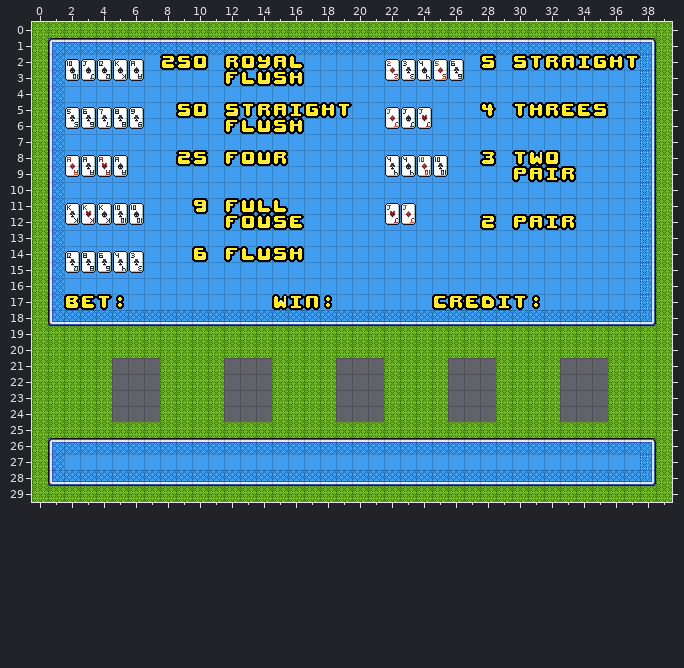
Two states of a Tiled map, assets/cards.tmx. Above, as it was before the edit.
Cells are 16x16 px. Shown: x 0..39, y 0..29.
The result:
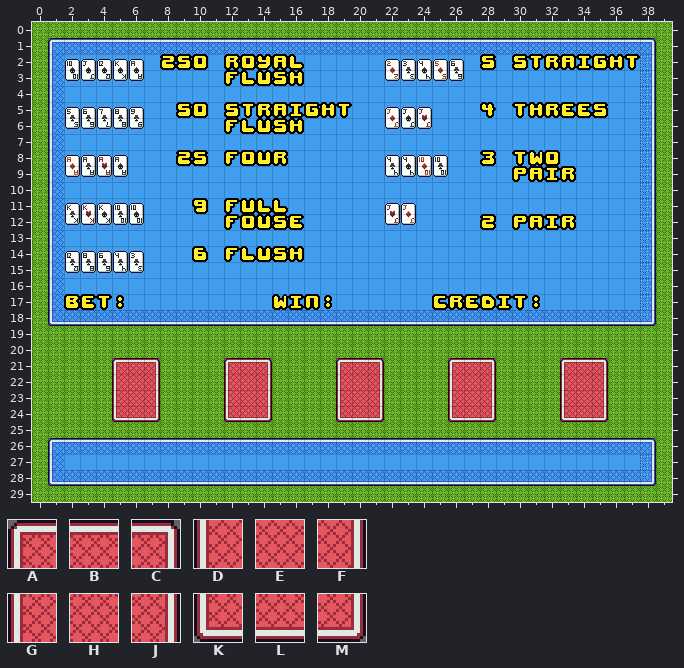
Key: from "cards_modified": A 944, B 945, C 946, D 1003, E 1004, F 1005, G 1062, H 1063, J 1064, K 1121, L 1122, M 1123.
_ is an empty cell, . an unchanged one.
Changes in this commit:
--- layer "Tile Layer 1"
@@ x 5..35 @@
-21 ___....___....___....___....___
-22 ___....___....___....___....___
-23 ___....___....___....___....___
-24 ___....___....___....___....___
+21 ABC....ABC....ABC....ABC....ABC
+22 DEF....DEF....DEF....DEF....DEF
+23 GHJ....GHJ....GHJ....GHJ....GHJ
+24 KLM....KLM....KLM....KLM....KLM
